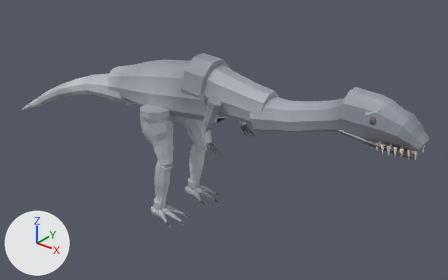
The glTF model examples/dinobrawl-3d/assets/im.glb: old version first, new version second.
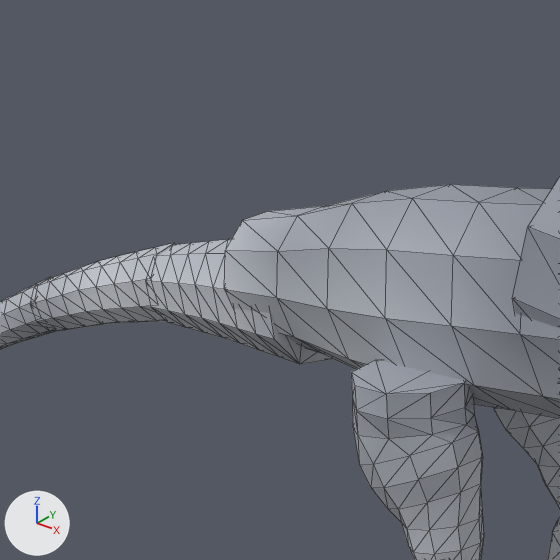
The first picture shows the older version from a 50 mm lens placed at (8.19, -9.33, 7.93), pointed at (0.18, 0.69, 1.72). The close-ups show the older and then the newer version on the part from 11% to 43% of the width and 5% to 55% of the height of that picture. Only the edits that show in the close-ups are written down. The axes (+X, +Y, +Z) are drawn at lower left. The lights are the same throughout. The close-ups show mesh edges as thin lines. Where no turn or scale is listed for an object, it has been applied to the vertices. Vertices at exactly the same position are counted once.

In view in the first close-up: 'bodym', 'tailm1', 'tailm2', 'tailm3', 'thighmL', 'thighmR' and 1 more.
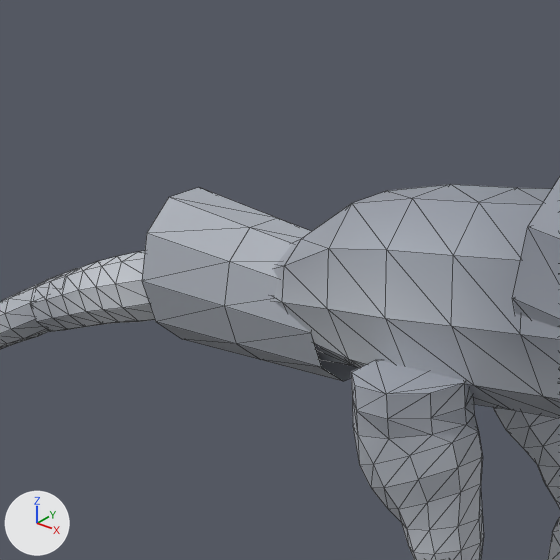
Edits to the scene script, one JSON object a line:
```json
{"block": "me_bodym_022", "where": "me_bodym_022.from_pydata(...)  # 130 vertices, 256 faces; spans x -2.56..1.91, y -0.52..0.52, z 2.34..3.9"}
{"block": "me_bodym_022", "where": "# used by ob_bodym; location = (0.0, 0.0, 0.0)"}
{"block": "me_bodym_022", "change": "me_bodym_022 part 1: 20 of 130 vertices moved; they spanned x -2.56..-1.93, y -0.38..0.38, z 2.34..3.2 and now span x -2.56..-1.93, y -0.34..0.34, z 2.39..3.05; mean shift (0.0, 0.0, -0.07); largest move (-2.56, 0.11, 3.06) -> (-2.56, 0.07, 2.79)"}
{"op": "add", "block": "me_hipm", "code": ["me_hipm = bpy.data.meshes.new('hipm')", "me_hipm.from_pydata(...)  # 30 vertices, 40 faces; spans x -3.202..-1.772, y -0.391..0.391, z 2.133..3.069", "me_hipm.materials.append(mat_defaultmaterial_005)"]}
{"op": "add", "block": "ob_hipm", "code": ["ob_hipm = bpy.data.objects.new('hipm', me_hipm)", "ob_hipm.location = (0.0, 0.0, 0.0)"]}
```

What differs and where, as boxes (x1, y1, x2, y2) in the close-ups (560 x 560 px; the box of a moved part takes in the faces that stretch with it):
```json
{"object": "bodym", "change": "reshaped", "before": [224, 177, 560, 418], "after": [273, 177, 560, 418]}
{"object": "hipm", "change": "added", "after": [142, 187, 358, 381]}
{"part": 1, "of": "me_bodym_022", "change": "moved or reshaped", "before": [224, 191, 385, 369], "after": [273, 203, 360, 368]}
{"object": "tailm1", "change": "unchanged, covered by the edit", "before": [146, 239, 332, 364], "after": [314, 344, 352, 365]}
```
